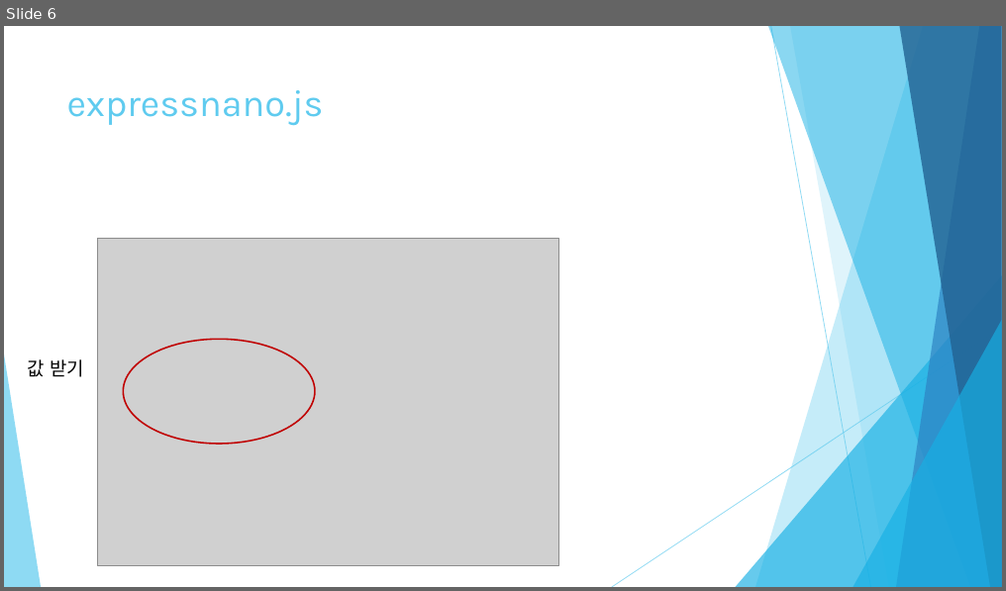
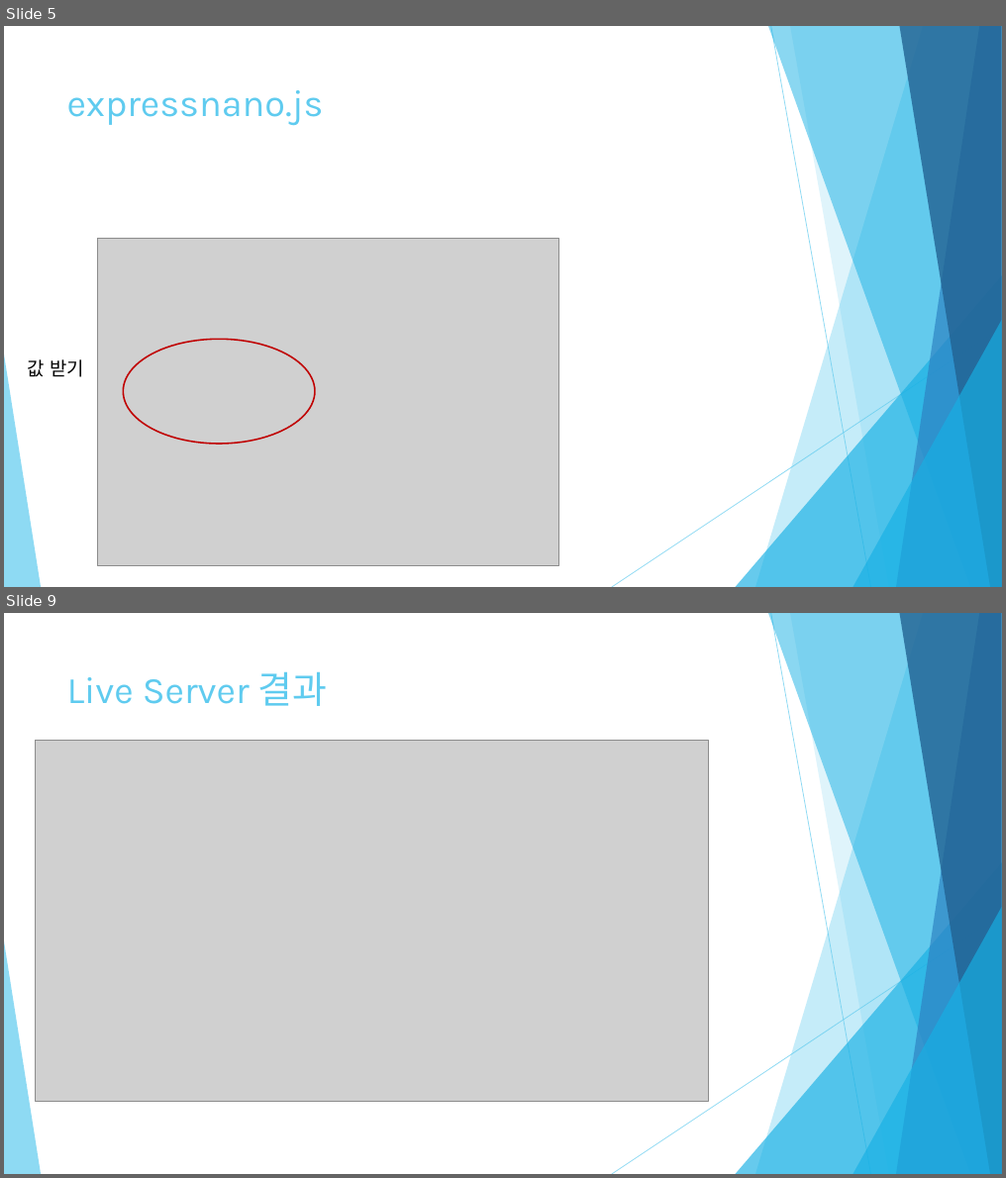
Before and after one commit to HINEET/AA17, a slide deck: AA17-rpt14/아두이노 응용 기말 프로젝트.pptx. Shown one above the other, each under a label of ours: slide 6 before the commit, slides 5 and 9 after it; the slides between them are not shown. The pictures are 1006x591 and 1006x1178 pixels, drawn with LibreOffice and Linux fonts; fonts in the diff are those of the drawing; grey boxes stand for pictures. Boxes give left, top, right and bottom in pixels: in the first picture for what was removed or moved away, otherwise in the second. Text is boxed around its words. In the diff, an @@ line names an element or a change of style, - is before the commit and + after.

```diff
--- a/AA17-rpt14/아두이노 응용 기말 프로젝트.pptx
+++ b/AA17-rpt14/아두이노 응용 기말 프로젝트.pptx
@@ slide 9 added at <box>4,613,1002,1174</box>, background #FFFFFF; not listed: 10 template elements that a slide beside it also shows @@
@@ title added at <box>67,672,328,706</box>, 36 pt, text #5FCBEF @@
+Live Server 결과
@@ picture added at <box>35,740,709,1101</box> @@
@@ what was slide 6 is now slide 5 @@
```
Also in this commit, not shown: 1 slide changed, 7 other slides added, 1 slide removed, 5 other files.
